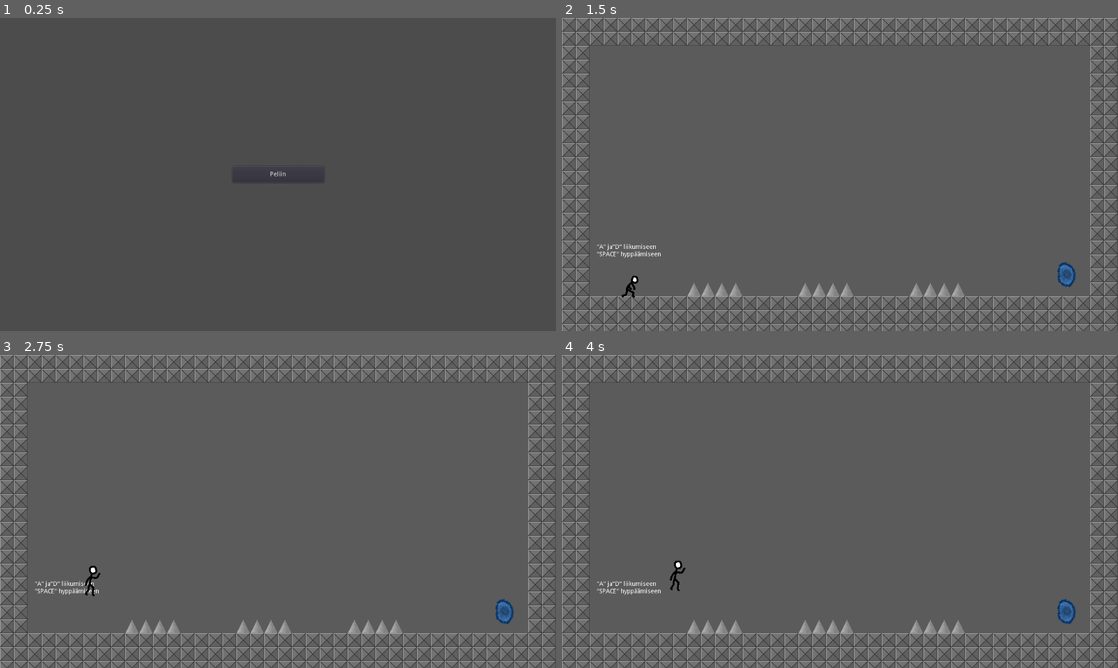
Above: before the commit, frames 1-4 (two rows, left to right).
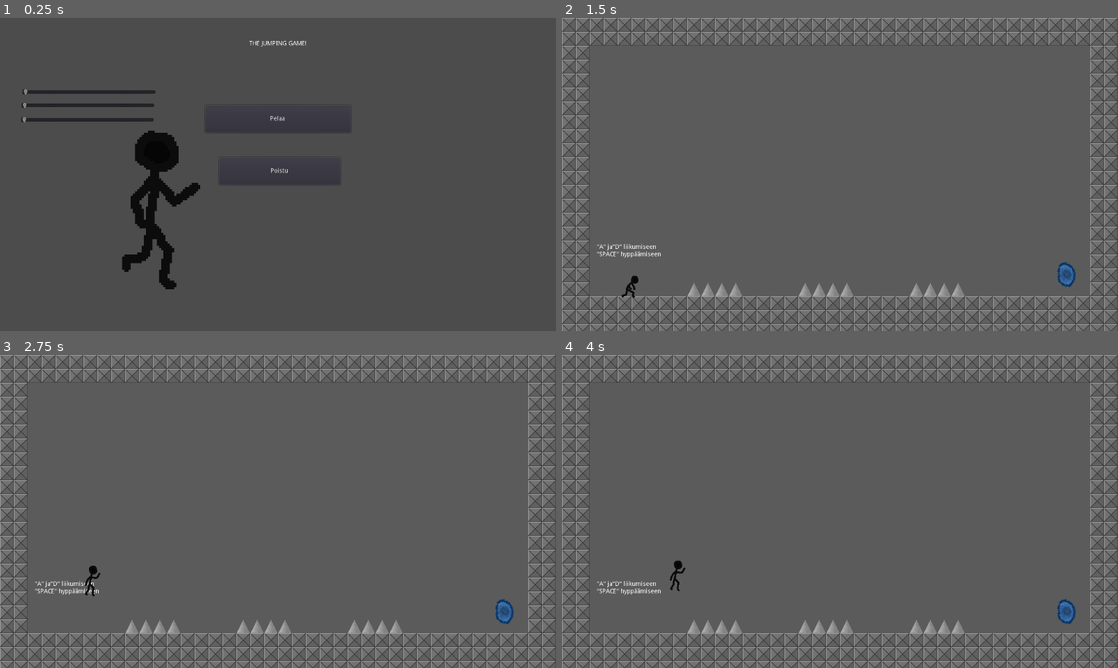
Above: after the commit, the same moments.

Repository: Diizisti/TikkuUkko-Peli
Game: Godot game, scene res://scenet/alotusruutu.tscn
Two runs of this game, one before a commit and one after it. Both use one fixed random seed, a clock stepped at 60 frames per second and the inputs below.
Inputs:
- Up to frame 1 (0.25 s): no input
- Up to frame 2 (1.5 s): click "Peliin" (after the commit: "Pelaa") at 0.5 s; tap Enter at 1.25 s; hold D (right) from 1.28 s (still down); hold S (crouch) from 1.28 s (still down)
- Up to frame 3 (2.75 s): keep holding D (right); tap Space (jump) at 1.52, 1.55, 1.82, 2.1, 2.27, 2.57 s; release S (crouch) at 2.03 s; tap S (crouch) at 2.3 s
- Up to frame 4 (4 s): release D (right) at 2.78 s; hold A (left) 2.78-3.53 s; hold S (crouch) 2.78-3.53 s; tap Space (jump) at 3.05, 3.77 s; hold D (right) from 3.53 s (still down); tap S (crouch) at 3.6 s

The runs differ from the first frame. In frame 1, 3.4% of the frame differs, in the area x 3-62%, y 7-87%; in frame 2, less than 0.1%; in frame 3, less than 0.1%; in frame 4, less than 0.1%.
Error after the commit: Invalid call. Nonexistent function 'start_timer' in base 'Nil'. (res://scenet/alotusruutu.gd:9)

Commit message:
player colors

Diff:
--- a/pelaaja/pelaaja.gd
+++ b/pelaaja/pelaaja.gd
@@ -9,7 +9,10 @@
 
 var motion := Vector2()
 var is_crouching = false
-var jumps_left = 2 # hyppääminen miinustaa ja maahan koskeminen laitaa takas kahdeksi, tupla hyppy.
+var jumps_left = MAX_JUMPS # hyppääminen miinustaa ja maahan koskeminen laitaa takas kahdeksi, tupla hyppy.
+
+func _ready():
+	modulate = Globals.player_color
 
 func _play_animation(anim:String):
 	if $sprite.animation != anim: # Älä vaihda samaan animaation, jos se onjo pyörimäs.
--- a/pelaaja/pelaaja.tscn
+++ b/pelaaja/pelaaja.tscn
@@ -20,23 +20,23 @@
 
 [sub_resource type="AtlasTexture" id=5]
 atlas = ExtResource( 1 )
-region = Rect2( 192, 0, 64, 96 )
+region = Rect2( 512, 0, 64, 96 )
 
 [sub_resource type="AtlasTexture" id=6]
 atlas = ExtResource( 1 )
-region = Rect2( 256, 0, 64, 96 )
+region = Rect2( 192, 0, 64, 96 )
 
 [sub_resource type="AtlasTexture" id=7]
 atlas = ExtResource( 1 )
-region = Rect2( 320, 0, 64, 96 )
+region = Rect2( 256, 0, 64, 96 )
 
 [sub_resource type="AtlasTexture" id=8]
 atlas = ExtResource( 1 )
-region = Rect2( 384, 0, 64, 96 )
+region = Rect2( 320, 0, 64, 96 )
 
 [sub_resource type="AtlasTexture" id=9]
 atlas = ExtResource( 1 )
-region = Rect2( 512, 0, 64, 96 )
+region = Rect2( 384, 0, 64, 96 )
 
 [sub_resource type="AtlasTexture" id=10]
 atlas = ExtResource( 1 )
@@ -65,15 +65,15 @@
 "name": "idle",
 "speed": 5.0
 }, {
-"frames": [ SubResource( 5 ), SubResource( 6 ), SubResource( 7 ), SubResource( 8 ) ],
+"frames": [ SubResource( 5 ) ],
+"loop": true,
+"name": "falling",
+"speed": 5.0
+}, {
+"frames": [ SubResource( 6 ), SubResource( 7 ), SubResource( 8 ), SubResource( 9 ) ],
 "loop": true,
 "name": "running",
 "speed": 10.0
-}, {
-"frames": [ SubResource( 9 ) ],
-"loop": true,
-"name": "falling",
-"speed": 5.0
 }, {
 "frames": [ SubResource( 10 ), SubResource( 11 ), SubResource( 12 ) ],
 "loop": true,
@@ -103,4 +103,5 @@
 position = Vector2( 0, -8 )
 frames = SubResource( 15 )
 animation = "idle"
+frame = 1
 playing = true
--- a/project.godot
+++ b/project.godot
@@ -24,10 +24,19 @@
 run/main_scene="res://scenet/alotusruutu.tscn"
 config/icon="res://icon.png"
 
+[autoload]
+
+Gui="*res://scenet/singletons/gui.tscn"
+Globals="*res://scenet/singletons/globals.gd"
+
 [display]
 
 window/size/width=1280
 window/size/height=720
+
+[gui]
+
+theme/custom_font="res://assets/medium.tres"
 
 [input]
 
--- a/scenet/alotusruutu.gd
+++ b/scenet/alotusruutu.gd
@@ -1,6 +1,14 @@
 extends Control
 
+func _ready():
+	_update_player_color()
 
 # Kun peliin nappulaa painetaan.
 func _on_peliin_pressed():
 	get_tree().change_scene("res://scenet/levelit/level1.tscn")
+	Gui.start_timer()
+
+# Kun väriä vaihdetaan mistään 3:mesta eri sliderista
+func _update_player_color(_value := 0.0): # "_value" on turha, joka tulee ton signaalin mukana.
+	Globals.player_color = Color($r.value, $g.value, $b.value)
+	$sprite.modulate = Globals.player_color
--- a/scenet/alotusruutu.tscn
+++ b/scenet/alotusruutu.tscn
@@ -1,6 +1,92 @@
-[gd_scene load_steps=2 format=2]
+[gd_scene load_steps=17 format=2]
 
 [ext_resource path="res://scenet/alotusruutu.gd" type="Script" id=1]
+[ext_resource path="res://pelaaja/pelaaja.png" type="Texture" id=2]
+
+[sub_resource type="AtlasTexture" id=1]
+atlas = ExtResource( 2 )
+region = Rect2( 0, 0, 64, 96 )
+
+[sub_resource type="AtlasTexture" id=2]
+atlas = ExtResource( 2 )
+region = Rect2( 64, 0, 64, 96 )
+
+[sub_resource type="AtlasTexture" id=3]
+atlas = ExtResource( 2 )
+region = Rect2( 128, 0, 64, 96 )
+
+[sub_resource type="AtlasTexture" id=4]
+atlas = ExtResource( 2 )
+region = Rect2( 512, 0, 64, 96 )
+
+[sub_resource type="AtlasTexture" id=5]
+atlas = ExtResource( 2 )
+region = Rect2( 192, 0, 64, 96 )
+
+[sub_resource type="AtlasTexture" id=6]
+atlas = ExtResource( 2 )
+region = Rect2( 256, 0, 64, 96 )
+
+[sub_resource type="AtlasTexture" id=7]
+atlas = ExtResource( 2 )
+region = Rect2( 320, 0, 64, 96 )
+
+[sub_resource type="AtlasTexture" id=8]
+atlas = ExtResource( 2 )
+region = Rect2( 384, 0, 64, 96 )
+
+[sub_resource type="AtlasTexture" id=9]
+atlas = ExtResource( 2 )
+region = Rect2( 640, 0, 64, 96 )
+
+[sub_resource type="AtlasTexture" id=10]
+atlas = ExtResource( 2 )
+region = Rect2( 704, 0, 64, 96 )
+
+[sub_resource type="AtlasTexture" id=11]
+atlas = ExtResource( 2 )
+region = Rect2( 768, 0, 64, 96 )
+
+[sub_resource type="AtlasTexture" id=12]
+atlas = ExtResource( 2 )
+region = Rect2( 448, 0, 64, 96 )
+
+[sub_resource type="AtlasTexture" id=13]
+atlas = ExtResource( 2 )
+region = Rect2( 576, 0, 64, 96 )
+
+[sub_resource type="SpriteFrames" id=14]
+animations = [ {
+"frames": [ SubResource( 1 ), SubResource( 2 ), SubResource( 3 ) ],
+"loop": true,
+"name": "idle",
+"speed": 5.0
+}, {
+"frames": [ SubResource( 4 ) ],
+"loop": true,
+"name": "falling",
+"speed": 5.0
+}, {
+"frames": [ SubResource( 5 ), SubResource( 6 ), SubResource( 7 ), SubResource( 8 ) ],
+"loop": true,
+"name": "running",
+"speed": 10.0
+}, {
+"frames": [ SubResource( 9 ), SubResource( 10 ), SubResource( 11 ) ],
+"loop": true,
+"name": "crouch_walk",
+"speed": 5.0
+}, {
+"frames": [ SubResource( 12 ) ],
+"loop": true,
+"name": "jumping",
+"speed": 5.0
+}, {
+"frames": [ SubResource( 13 ) ],
+"loop": true,
+"name": "crouch",
+"speed": 5.0
+} ]
 
 [node name="alotusruutu" type="Control"]
 anchor_right = 1.0
@@ -11,17 +97,83 @@
 }
 
 [node name="peliin" type="Button" parent="."]
-anchor_left = 0.5
-anchor_top = 0.5
-anchor_right = 0.5
-anchor_bottom = 0.5
-margin_left = -105.5
-margin_top = -19.0
-margin_right = 105.5
-margin_bottom = 19.0
-text = "Peliin"
+anchor_left = 0.375
+anchor_top = 0.278
+anchor_right = 0.631
+anchor_bottom = 0.367
+margin_left = -8.00003
+margin_top = -0.160019
+margin_right = 0.319946
+margin_bottom = -0.240021
+text = "Pelaa"
 __meta__ = {
 "_edit_use_anchors_": false
 }
 
+[node name="peliin2" type="Button" parent="."]
+anchor_left = 0.394
+anchor_top = 0.444
+anchor_right = 0.612
+anchor_bottom = 0.533
+margin_left = -0.320038
+margin_top = 0.319977
+margin_right = 0.639954
+margin_bottom = 0.23996
+text = "Poistu"
+__meta__ = {
+"_edit_use_anchors_": false
+}
+
+[node name="sprite" type="AnimatedSprite" parent="."]
+position = Vector2( 351.026, 389.489 )
+scale = Vector2( 5, 5 )
+frames = SubResource( 14 )
+animation = "running"
+frame = 2
+playing = true
+
+[node name="Label" type="Label" parent="."]
+anchor_right = 1.0
+anchor_bottom = 0.267
+margin_bottom = -72.24
+text = "THE JUMPING GAME!"
+align = 1
+valign = 1
+
+[node name="r" type="HSlider" parent="."]
+margin_left = 51.349
+margin_top = 155.991
+margin_right = 359.349
+margin_bottom = 183.991
+min_value = 0.05
+max_value = 0.99
+step = 0.01
+value = 0.05
+__meta__ = {
+"_edit_use_anchors_": false
+}
+
+[node name="g" type="HSlider" parent="."]
+margin_left = 49.1452
+margin_top = 187.489
+margin_right = 357.145
+margin_bottom = 215.489
+min_value = 0.05
+max_value = 0.99
+step = 0.01
+value = 0.05
+
+[node name="b" type="HSlider" parent="."]
+margin_left = 47.8853
+margin_top = 219.617
+margin_right = 355.885
+margin_bottom = 247.617
+min_value = 0.05
+max_value = 0.99
+step = 0.01
+value = 0.05
 [connection signal="pressed" from="peliin" to="." method="_on_peliin_pressed"]
+[connection signal="pressed" from="peliin2" to="." method="_on_peliin_pressed"]
+[connection signal="value_changed" from="r" to="." method="_update_player_color"]
+[connection signal="value_changed" from="g" to="." method="_update_player_color"]
+[connection signal="value_changed" from="b" to="." method="_update_player_color"]
--- /dev/null
+++ b/scenet/singletons/globals.gd
@@ -0,0 +1,4 @@
+extends Node
+
+var player_color := Color()
+var death_count  := 0
Binary file changed: pelaaja/pelaaja.png
